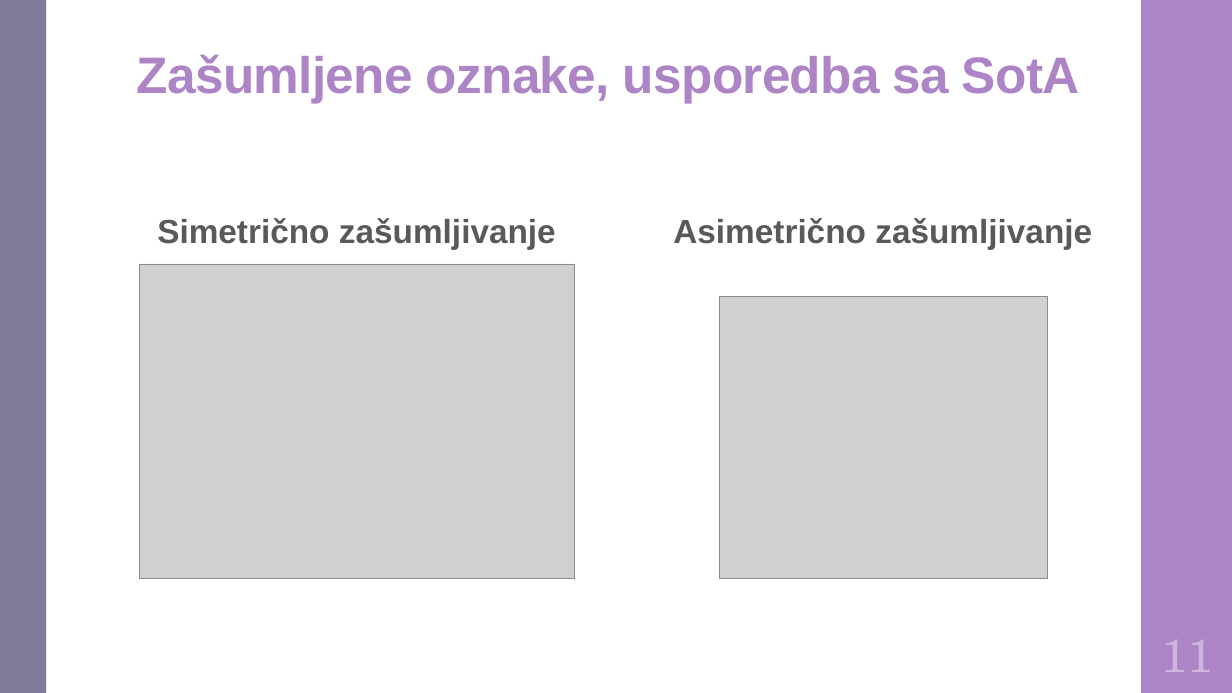
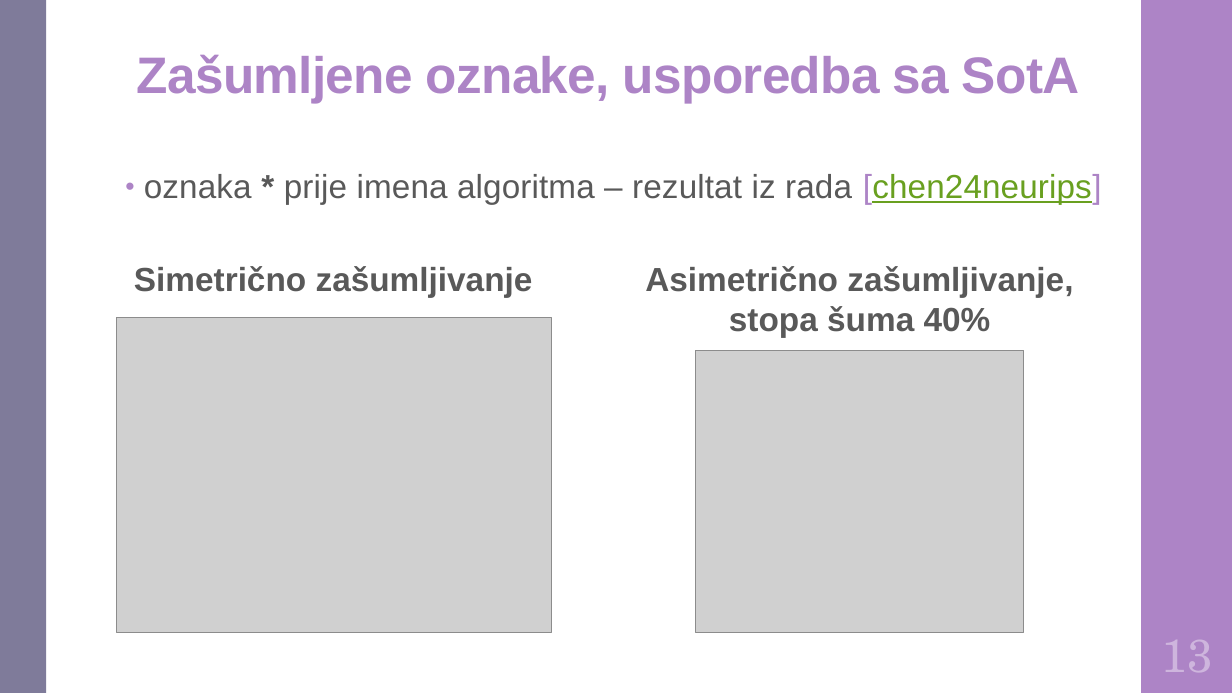
Before and after one commit to DomJamb/Diplomski-Rad-Doku, a slide deck: slide 16 of Prezentacija/Varijacijsko učenje na zašumljenim oznakama.pptx (slide 14 before the commit). Drawn at 1232x693 pixels with LibreOffice and Linux fonts; fonts in the diff are those of the drawing; grey boxes stand for pictures. Boxes give left, top, right and bottom in pixels: in the first picture for what was removed or moved away, otherwise in the second. Text is boxed around its words. In the diff, an @@ line names an element or a change of style, - is before the commit and + after.

```diff
--- a/Prezentacija/Varijacijsko učenje na zašumljenim oznakama.pptx
+++ b/Prezentacija/Varijacijsko učenje na zašumljenim oznakama.pptx
@@ text added at (144, 174, 1102, 204), 25.9 pt, text #595959 @@
+• oznaka * prije imena algoritma – rezultat iz rada [chen24neurips]
@@ text "Simetrično zašumljivanje": place and size @@
-text "Simetrično zašumljivanje" at (157, 218, 556, 250)
+text "Simetrično zašumljivanje" at (134, 266, 533, 297)
@@ text at (645, 266, 1073, 337): text changed @@
-Asimetrično zašumljivanje
+Asimetrično zašumljivanje,
+stopa šuma 40%
@@ picture: place and size @@
-picture at (140, 264, 575, 579)
+picture at (116, 317, 552, 632)
@@ picture: place and size @@
-picture at (719, 297, 1047, 579)
+picture at (696, 350, 1024, 633)
@@ text at (1162, 640, 1213, 672): text changed @@
-11
+13
```
Also in this commit, not shown: 16 other slides changed, 2 slides added, 1 other file.
